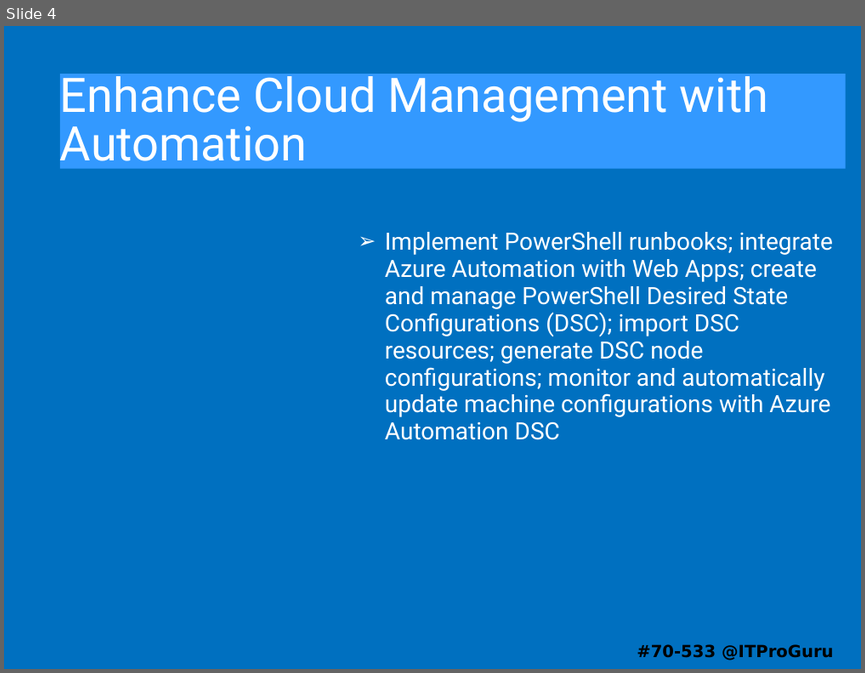
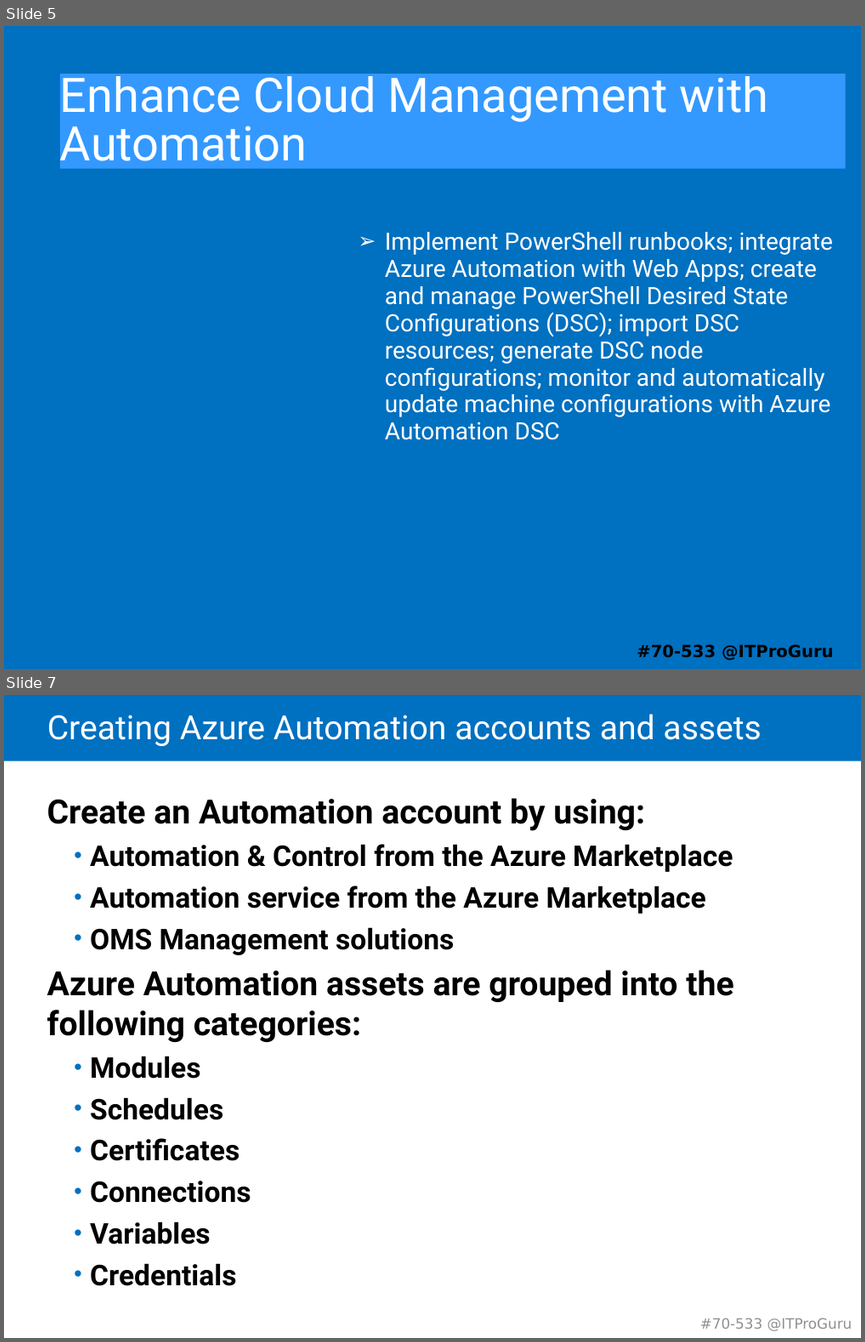
Before and after one commit to guruskill/70-533, a slide deck: 70-533-07-Operations.pptx. Shown one above the other, each under a label of ours: slide 4 before the commit, slides 5 and 7 after it; the slides between them are not shown. The pictures are 865x673 and 865x1342 pixels, drawn with LibreOffice and Linux fonts; fonts in the diff are those of the drawing. Boxes give left, top, right and bottom in pixels: in the first picture for what was removed or moved away, otherwise in the second. Text is boxed around its words. In the diff, an @@ line names an element or a change of style, - is before the commit and + after.

```diff
--- a/70-533-07-Operations.pptx
+++ b/70-533-07-Operations.pptx
@@ slide 7 added at (4,695,861,1338), background #FFFFFF @@
@@ rectangle added at (4,695,861,761), fill #0070C0 @@
@@ title added at (47,714,760,746), 28 pt, text #FFFFFF @@
+Creating Azure Automation accounts and assets
@@ text added at (47,798,733,1286), 24 pt, text #000000, bold @@
+Create an Automation account by using:
+  • Automation & Control from the Azure Marketplace
+  • Automation service from the Azure Marketplace
+  • OMS Management solutions
+Azure Automation assets are grouped into the following categories:
+  • Modules
+  • Schedules
+  • Certificates
+  • Connections
+  • Variables
+  • Credentials
@@ text added at (700,1317,852,1331), 12 pt, text #909090 @@
+#70-533 @ITProGuru
@@ what was slide 4 is now slide 5 @@
```
Also in this commit, not shown: 25 other slides added, 5 slides removed, 8 other files.
